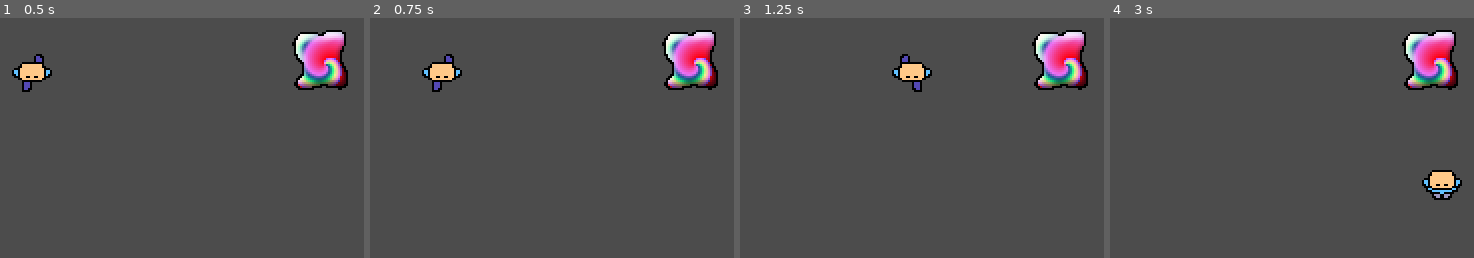
Above: before the commit, frames 1-4 (left to right).
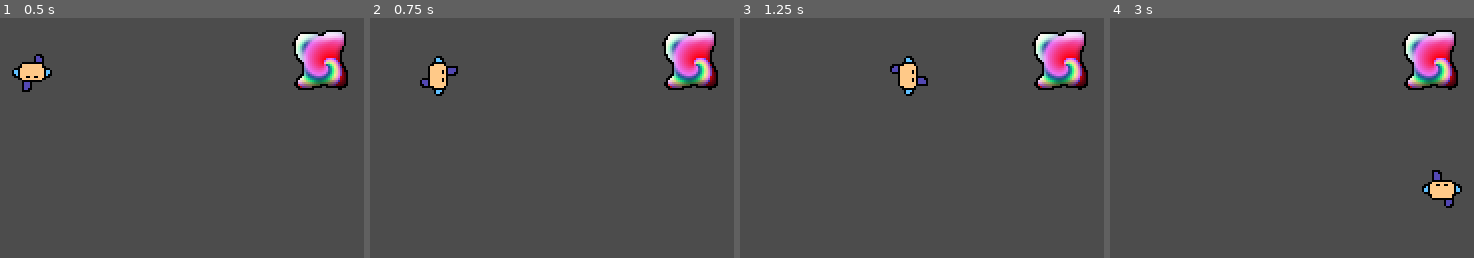
Above: after the commit, the same moments.

Repository: JulianNymark/godot-escape
Game: Godot game, scene res://world.tscn
Two runs of this game, one before a commit and one after it. Both use one fixed random seed, a clock stepped at 60 frames per second and the inputs below.
Inputs:
- Up to frame 1 (0.5 s): no input
- Up to frame 2 (0.75 s): tap Enter at 0.5 s; hold Right (ui_right) from 0.53 s (still down)
- Up to frame 3 (1.25 s): keep holding Right (ui_right)
- Up to frame 4 (3 s): release Right (ui_right) at 1.28 s; hold Down (ui_down) 1.28-2.03 s; hold Right (ui_right) 2.03-2.78 s; hold Up (ui_up) from 2.78 s (still down)

Frame 1 is identical in both runs. In frame 2, 0.8% of the frame differs, in the area x 13-26%, y 15-33%; in frame 3, 0.9%; in frame 4, 0.9%, in the area x 85-97%, y 63-80%.

Commit message:
add animation to player controller

Diff:
--- a/Controller.gd
+++ b/Controller.gd
@@ -1,9 +1,13 @@
 extends Node2D
 
-var SPEED = 100;
+enum Cardinals {N, S, E, W}
+
+var SPEED = 100
+var animationPlayer = null
+var facing = Cardinals.S
 
 func _ready():
-	pass
+	animationPlayer = $AnimationPlayer
 
 func _process(delta):
 	var velocity = Vector2(
@@ -11,4 +15,20 @@
 		Input.get_action_strength("ui_down") - Input.get_action_strength("ui_up")
 	)
 
+	handleAnimation(velocity)
+
 	self.position += (velocity * SPEED * delta)
+
+func handleAnimation(velocity):
+	if (velocity.x > 0):
+		facing = Cardinals.E
+		animationPlayer.play("WalkEast");
+	elif (velocity.x < 0):
+		facing = Cardinals.W
+		animationPlayer.play("WalkWest");
+	elif (velocity.y > 0):
+		facing = Cardinals.S
+		animationPlayer.play("WalkSouth");
+	elif (velocity.y < 0):
+		facing = Cardinals.N
+		animationPlayer.play("WalkNorth");
